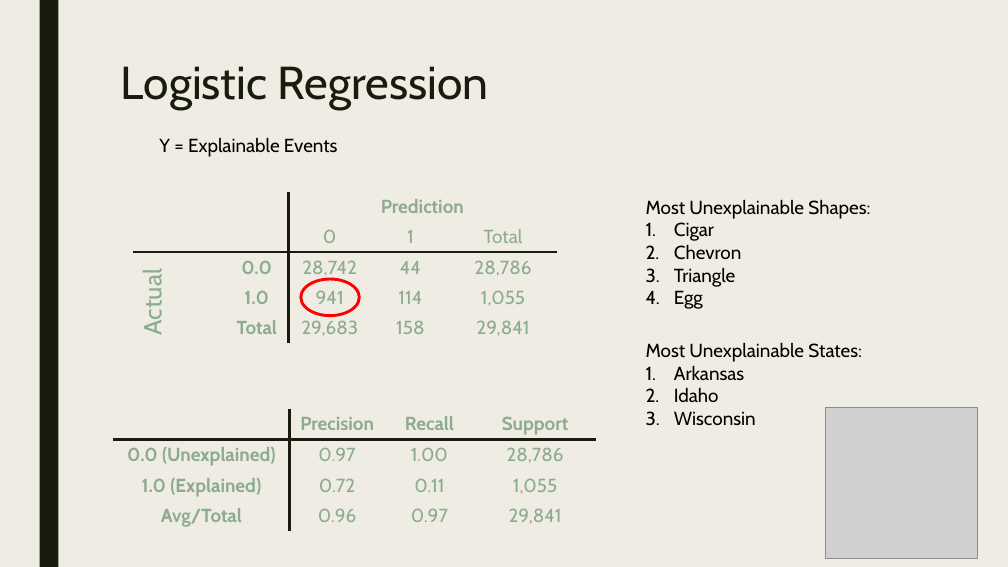
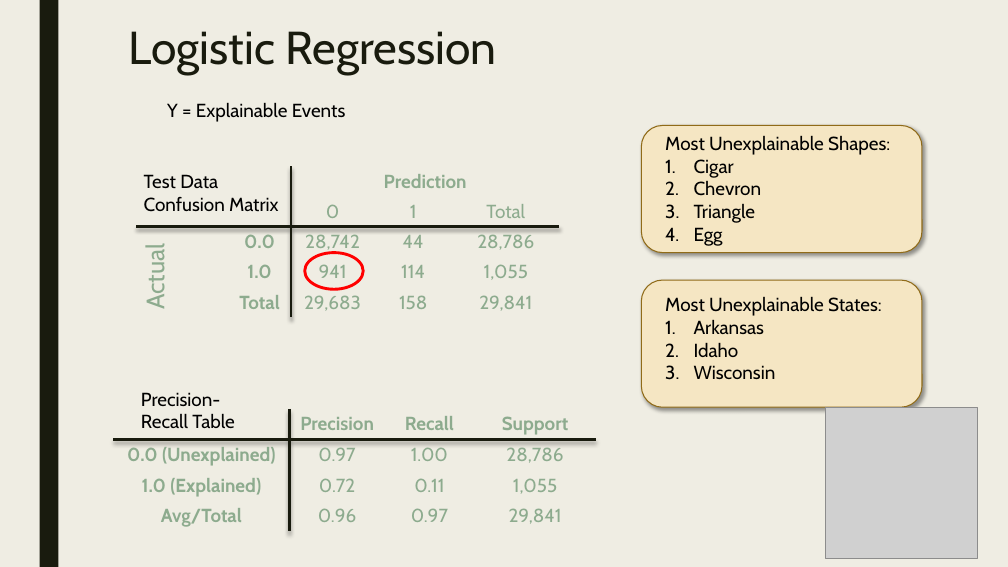
Before and after one commit to Preetikasri/UFO-Sightings-Analysis, a slide deck: slide 11 of ufo_presentation_v3.pptx. Drawn at 1008x567 pixels with LibreOffice and Linux fonts; fonts in the diff are those of the drawing; grey boxes stand for pictures. Boxes give left, top, right and bottom in pixels: in the first picture for what was removed or moved away, otherwise in the second. Text is boxed around its words. In the diff, an @@ line names an element or a change of style, - is before the commit and + after.

```diff
--- a/ufo_presentation_v3.pptx
+++ b/ufo_presentation_v3.pptx
@@ title "Logistic Regression": place and size @@
-title "Logistic Regression" at [121,66,489,110]
+title "Logistic Regression" at [129,31,496,75]
@@ text "Y = Explainable Events": place and size @@
-text "Y = Explainable Events" at [159,137,338,157]
+text "Y = Explainable Events" at [167,102,346,122]
@@ rounded rectangle added at [641,126,922,253], fill #F5E6C3, outline #906B18 1 pt @@
@@ text "Most Unexplainable Shapes:": place and size @@
-text "Most Unexplainable Shapes:" at [646,199,870,309]
+text "Most Unexplainable Shapes:" at [665,135,890,246]
@@ table: place and size @@
-table at [134,191,557,343]
+table at [136,166,560,318]
@@ text added at [144,174,279,212], 18 pt, text #000000 @@
+Test Data Confusion Matrix
@@ ellipse: place and size @@
-ellipse at [301,279,359,315]
+ellipse at [305,253,363,289]
@@ rounded rectangle added at [641,280,922,407], fill #F5E6C3, outline #906B18 1 pt @@
@@ text "Most Unexplainable States:": place and size @@
-text "Most Unexplainable States:" at [646,342,862,425]
+text "Most Unexplainable States:" at [665,296,882,379]
@@ text added at [141,392,235,428], 18 pt, text #000000 @@
+Precision-Recall Table
```
Also in this commit, not shown: 4 other slides changed, 1 slide added, 1 slide removed.
